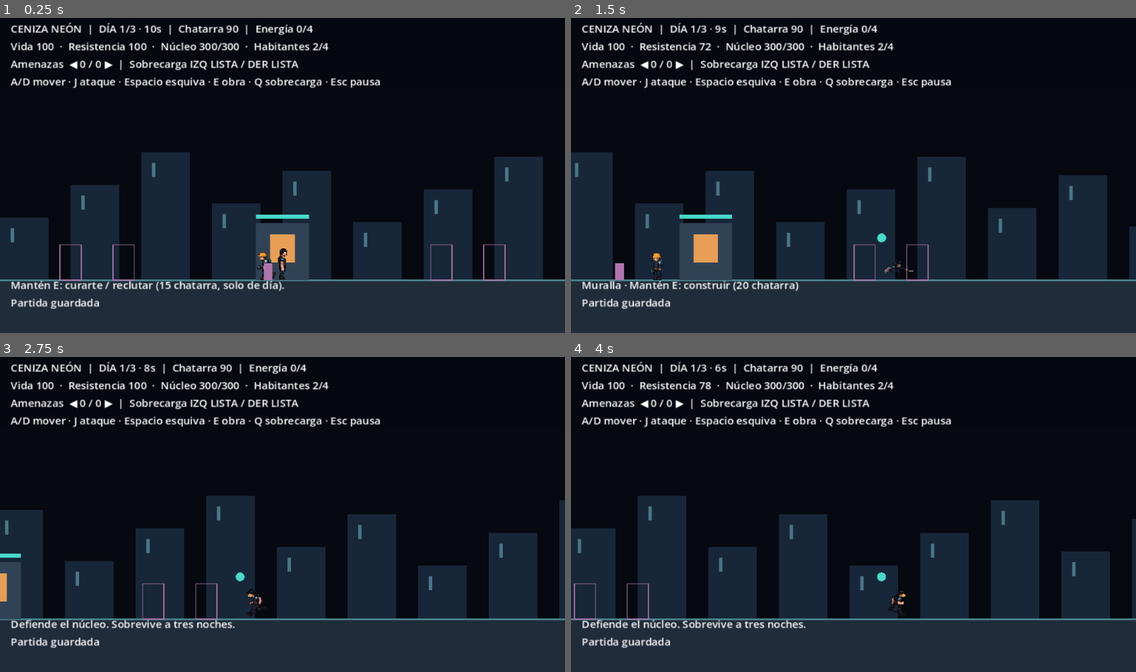
Above: before the commit, frames 1-4 (two rows, left to right).
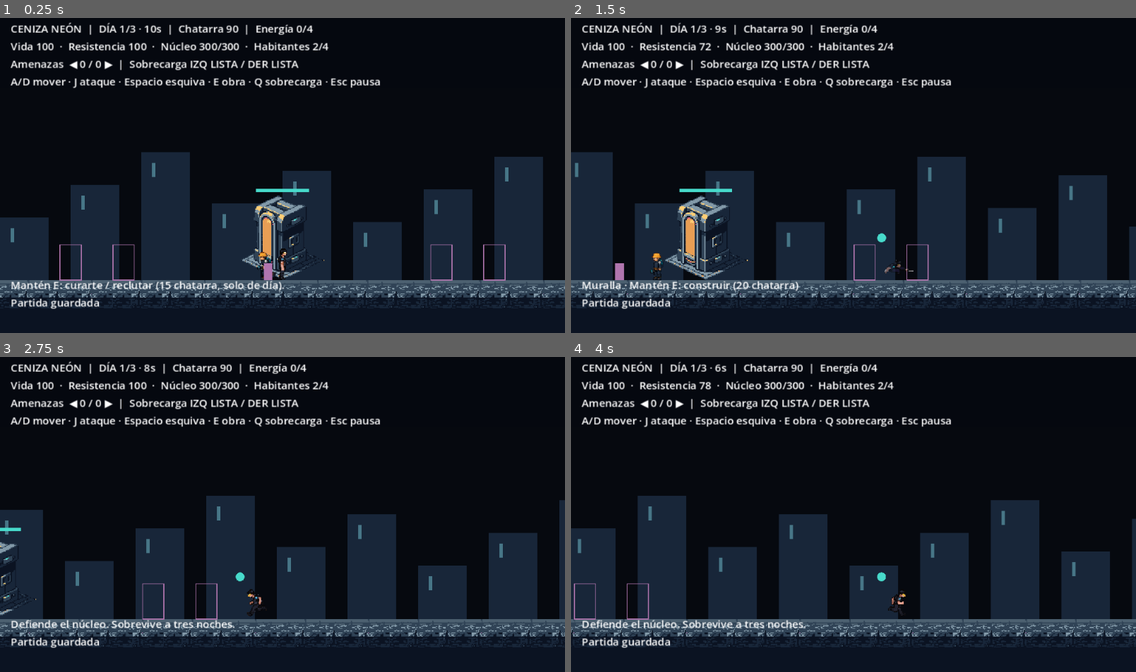
Above: after the commit, the same moments.

Repository: CarlosFloresDev/ceniza-neon
Game: Godot game, scene res://levels/main.tscn
The game is run twice, just before and just after one commit, with the same random seed, the same clock (stepped at 60 frames per second) and the same inputs.
Inputs (mouse positions are in pixels of both pictures, inside the frame that each line leads up to):
- Up to frame 1 (0.25 s): no input
- Up to frame 2 (1.5 s): move the mouse to (977, 159) at 0.52 s; hold J (attack) 0.53-1.28 s; hold D (move_right) from 0.53 s (still down); click (977, 159) at 0.67 s; move the mouse to (740, 191) at 1.27 s; tap Space (dodge) at 1.35 s
- Up to frame 3 (2.75 s): move the mouse to (339, 445) at 2.02 s; release D (move_right) at 2.03 s; hold A (move_left) from 2.03 s (still down); hold E (interact) from 2.03 s (still down)
- Up to frame 4 (4 s): move the mouse to (825, 577) at 2.77 s; release A (move_left) at 2.78 s; release E (interact) at 2.78 s; hold D (move_right) from 2.78 s (still down); tap J (attack) at 2.85 s; click (825, 577) at 2.92 s; move the mouse to (1023, 561) at 3.52 s; tap Space (dodge) at 3.6 s

The runs differ from the first frame. In frame 1, 16% of the frame differs, in the area x 0-100%, y 54-100%; in frame 2, 16%; in frame 3, 15%; in frame 4, 14%.

Commit message:
feat: sprites de muralla, torreta, núcleo y suelo
Segunda tanda de arte generada con PixelLab. StructureData admite una textura
opcional; sin ella se mantiene la forma provisional. Las obras del frente
izquierdo se reflejan para mirar hacia afuera.

Diff:
--- a/data/structure_data.gd
+++ b/data/structure_data.gd
@@ -9,6 +9,8 @@
 @export var energy: int = 0
 @export var offset: float = 240.0
 @export var scene: PackedScene
+## Sprite apoyado en el suelo; sin él se dibuja la forma provisional.
+@export var texture: Texture2D
 @export var blocks_enemies: bool = true
 @export var attack_range: float = 0.0
 @export var damage: int = 0
--- a/data/structures/turret.tres
+++ b/data/structures/turret.tres
@@ -2,6 +2,7 @@
 
 [ext_resource type="Script" path="res://data/structure_data.gd" id="1"]
 [ext_resource type="PackedScene" path="res://entities/structures/site.tscn" id="2"]
+[ext_resource type="Texture2D" path="res://assets/structures/turret_01.png" id="3"]
 [resource]
 script = ExtResource("1")
 id = &"turret"
@@ -14,3 +15,4 @@
 attack_range = 260.0
 damage = 18
 scene = ExtResource("2")
+texture = ExtResource("3")
--- a/data/structures/wall.tres
+++ b/data/structures/wall.tres
@@ -2,7 +2,9 @@
 
 [ext_resource type="Script" path="res://data/structure_data.gd" id="1"]
 [ext_resource type="PackedScene" path="res://entities/structures/site.tscn" id="2"]
+[ext_resource type="Texture2D" path="res://assets/structures/wall_01.png" id="3"]
 [resource]
 script = ExtResource("1")
 id = &"wall"
 scene = ExtResource("2")
+texture = ExtResource("3")
--- a/docs/ASSET_SOURCES.csv
+++ b/docs/ASSET_SOURCES.csv
@@ -1,2 +1,3 @@
 asset_id,file,tool_or_author,date,reference,license_or_terms,notes
 player_portador,assets/player/*/*.png,PixelLab (MCP; personaje db8da4e8-279c-4f89-9fbc-29b081108d01),2026-10-12,docs/GUIA_ARTE.md#1-portador,Términos de servicio de PixelLab (https://pixellab.ai/termsofservice),"Vista lateral 48x48; reposo, correr (skeleton-v3), ataque (v3), esquiva y muerte"
+structures_batch2,"assets/structures/{wall_01,turret_01,core_01,ground_strip}.png",PixelLab create_image_pixflux con paleta forzada,2026-10-12,docs/GUIA_ARTE.md#segunda-tanda-escenario-y-colonia,Términos de servicio de PixelLab (https://pixellab.ai/termsofservice),"Recortados al contenido; franja ámbar del suelo recoloreada a #304356"
--- a/entities/structures/colony_core.gd
+++ b/entities/structures/colony_core.gd
@@ -1,5 +1,7 @@
 class_name ColonyCore
 extends Node2D
+
+const TEXTURE: Texture2D = preload("res://assets/structures/core_01.png")
 
 var health_component: HealthComponent = HealthComponent.new()
 var health: int:
@@ -9,6 +11,7 @@
 		queue_redraw()
 
 func _ready() -> void:
+	texture_filter = CanvasItem.TEXTURE_FILTER_NEAREST
 	health_component.maximum = GameRules.CORE_HEALTH
 	health_component.reset()
 	add_child(health_component)
@@ -22,6 +25,6 @@
 	queue_redraw()
 
 func _draw() -> void:
-	draw_rect(Rect2(-30, -65, 60, 65), Color("304356"))
-	draw_rect(Rect2(-14, -52, 28, 32), Color("e89e54"))
-	draw_rect(Rect2(-30, -74, 60.0 * health / GameRules.CORE_HEALTH, 4), Color("47dacb"))
+	var size: Vector2 = TEXTURE.get_size()
+	draw_texture(TEXTURE, Vector2(-size.x / 2.0, -size.y))
+	draw_rect(Rect2(-30, -size.y - 8, 60.0 * health / GameRules.CORE_HEALTH, 4), Color("47dacb"))
--- a/entities/structures/construction_site.gd
+++ b/entities/structures/construction_site.gd
@@ -21,6 +21,7 @@
 	set(value): health_component.reset(value)
 
 func _ready() -> void:
+	texture_filter = CanvasItem.TEXTURE_FILTER_NEAREST
 	add_child(health_component)
 	health_component.maximum = data.health
 	health_component.reset(0)
@@ -45,7 +46,14 @@
 
 func _draw() -> void:
 	var color: Color = Color("47dacb") if boosted else Color("8299a8")
-	if hp > 0:
+	if hp > 0 and data.texture != null:
+		var size: Vector2 = data.texture.get_size()
+		# Los sprites miran a la derecha; en el frente izquierdo deben mirar hacia afuera.
+		draw_set_transform(Vector2.ZERO, 0.0, Vector2(-1.0 if x < 0.0 else 1.0, 1.0))
+		draw_texture(data.texture, Vector2(-size.x / 2.0, -size.y), Color(0.75, 1.5, 1.45) if boosted else Color.WHITE)
+		draw_set_transform(Vector2.ZERO)
+		draw_rect(Rect2(-14, -size.y - 6, 28.0 * hp / max_hp, 3), Color("47dacb"))
+	elif hp > 0:
 		if data.blocks_enemies:
 			draw_rect(Rect2(-10, -45, 20, 45), color)
 			draw_rect(Rect2(-5, -40, 10, 30), Color("304356"))
--- a/levels/district_view.gd
+++ b/levels/district_view.gd
@@ -5,6 +5,11 @@
 var cycle: CycleSystem
 var defenses: DefenseSystem
 var player: Player
+const GROUND: Texture2D = preload("res://assets/structures/ground_strip.png")
+
+func _ready() -> void:
+	texture_filter = CanvasItem.TEXTURE_FILTER_NEAREST
+	texture_repeat = CanvasItem.TEXTURE_REPEAT_ENABLED
 
 func _draw() -> void:
 	var night: bool = cycle.phase == "NOCHE"
@@ -13,8 +18,8 @@
 		var height: float = 60.0 + float((index * 37) % 95)
 		draw_rect(Rect2(x, FLOOR_Y - height, 55, height), Color("0b1322") if night else Color("182639"))
 		draw_rect(Rect2(x + 12, FLOOR_Y - height + 12, 4, 16), Color("477687"))
-	draw_rect(Rect2(-960, FLOOR_Y, 1920, 80), Color("202c39"))
-	draw_line(Vector2(-960, FLOOR_Y), Vector2(960, FLOOR_Y), Color("4c8591"), 2.0)
+	draw_rect(Rect2(-960, FLOOR_Y, 1920, 80), Color("0b1322"))
+	draw_texture_rect(GROUND, Rect2(-960, FLOOR_Y, 1920, GROUND.get_height()), true)
 	if is_instance_valid(player) and player.health > 0:
 		draw_circle(player.position + Vector2(-18, -48), 5, Color("47dacb"))
 	for beam: Dictionary in defenses.beams:
Binary file added: assets/structures/core_01.png
Not shown, added: assets/structures/core_01.png.import
Binary file added: assets/structures/ground_strip.png
Not shown, added: assets/structures/ground_strip.png.import
Binary file added: assets/structures/turret_01.png
Not shown, added: assets/structures/turret_01.png.import
Binary file added: assets/structures/wall_01.png
Not shown, added: assets/structures/wall_01.png.import
